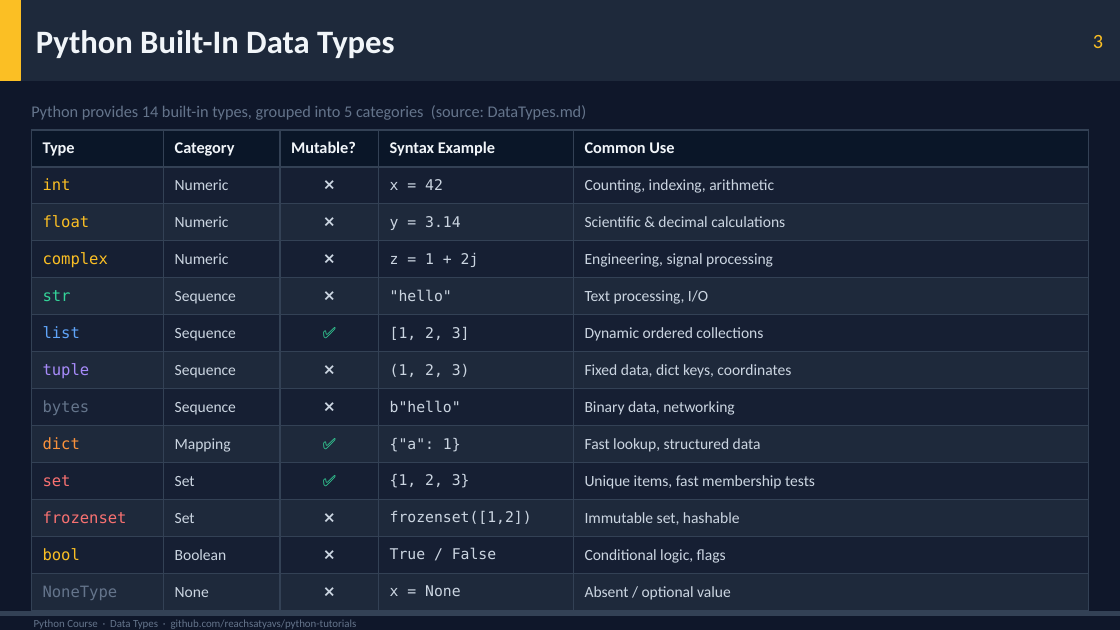
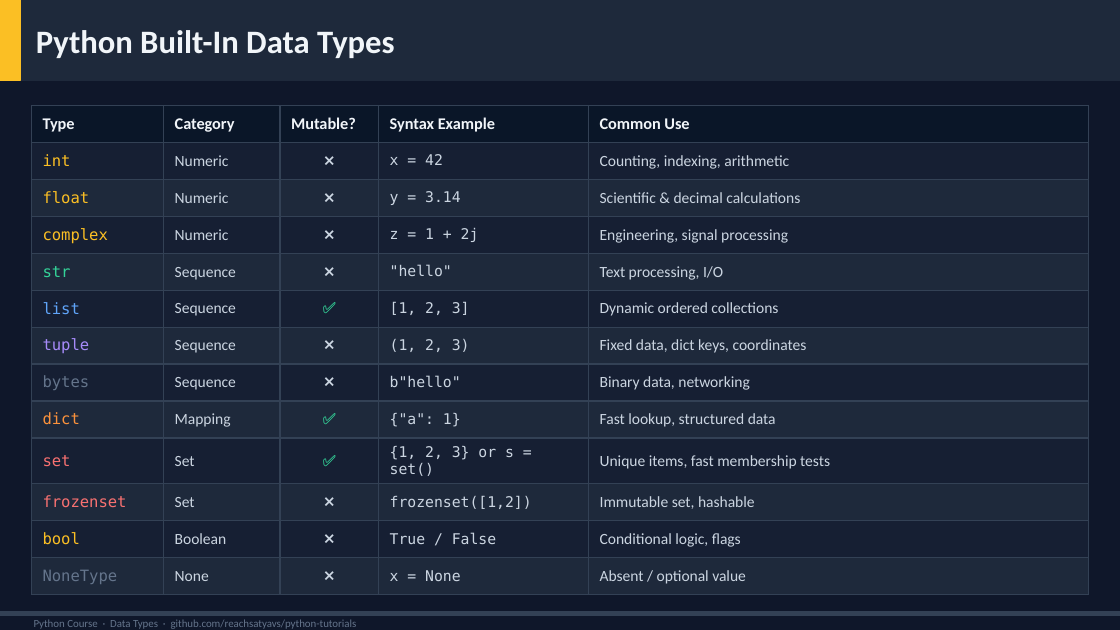
Before and after one commit to reachsatyavs/python-tutorials, a slide deck: slide 6 of dataTypes/PythonVariablesAndDataTypes.pptx. Drawn at 1120x630 pixels with LibreOffice and Linux fonts; fonts in the diff are those of the drawing. Boxes give left, top, right and bottom in pixels: in the first picture for what was removed or moved away, otherwise in the second. Text is boxed around its words. In the diff, an @@ line names an element or a change of style, - is before the commit and + after.

```diff
--- a/dataTypes/PythonVariablesAndDataTypes.pptx
+++ b/dataTypes/PythonVariablesAndDataTypes.pptx
@@ text removed at [1093, 35, 1103, 48] @@
-3
@@ table at [31, 105, 1089, 588] @@
-row 10, column 4: {1, 2, 3}
+row 10, column 4: {1, 2, 3} or s = set()
@@ table: place and size @@
-table at [31, 130, 1089, 610]
+table at [31, 105, 1089, 588]
@@ text removed at [31, 105, 587, 120] @@
-Python provides 14 built-in types, grouped into 5 categories (source: DataTypes.md)
```
Also in this commit, not shown: 10 other slides changed, 2 slides added, 1 other file.
